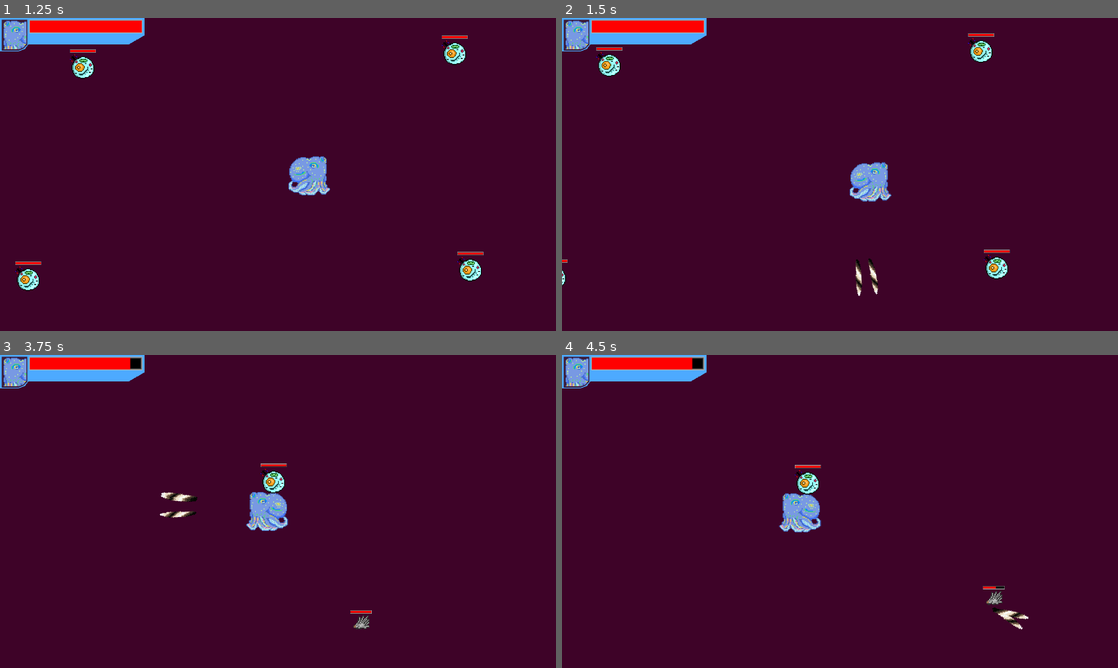
Above: before the commit, frames 1-4 (two rows, left to right).
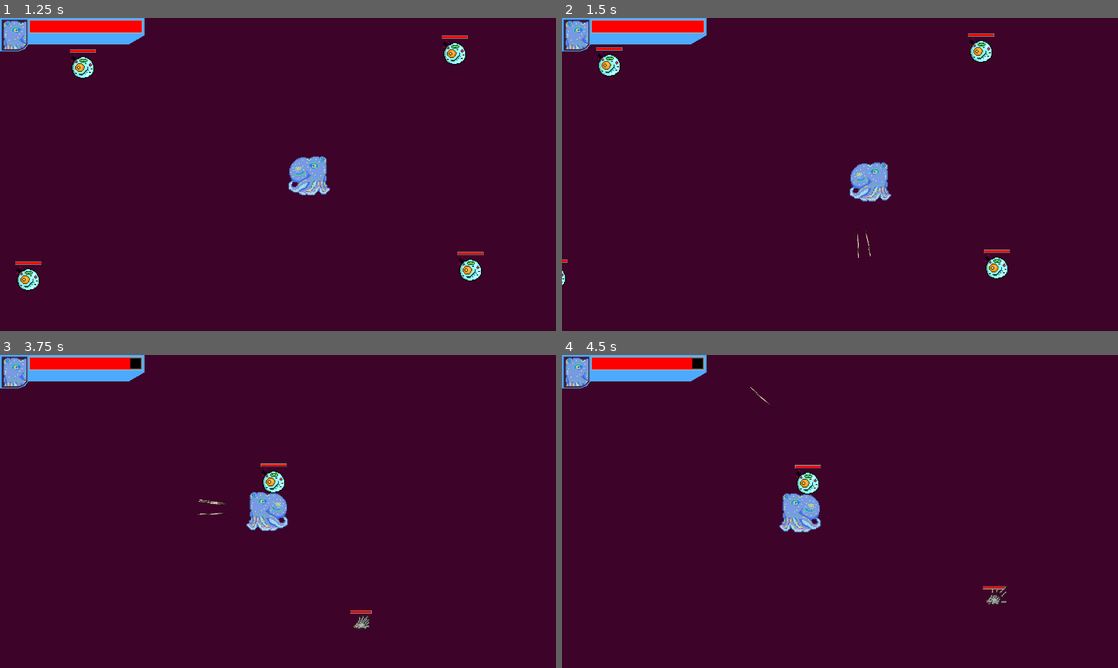
Above: after the commit, the same moments.

Repository: Igonorant/perfect-form
Game: Godot game, scene res://arenas/arena.tscn
Two runs of this game, one before a commit and one after it. Both use one fixed random seed, a clock stepped at 60 frames per second and the inputs below.
Inputs:
- Up to frame 1 (1.25 s): tap Enter at 0.5 s; hold Right (move_right) from 0.53 s (still down); tap E (atk_e) at 0.6 s
- Up to frame 2 (1.5 s): release Right (move_right) at 1.28 s; hold Down (move_down) from 1.28 s (still down); tap Q (atk_q) at 1.35 s
- Up to frame 3 (3.75 s): release Down (move_down) at 2.03 s; hold Right (move_right) 2.03-2.78 s; tap W (atk_w) at 2.1 s; hold Up (move_up) 2.78-3.53 s; tap E (atk_e) at 2.85 s; hold Left (move_left) from 3.53 s (still down); tap Q (atk_q) at 3.6 s
- Up to frame 4 (4.5 s): keep holding Left (move_left); tap W (atk_w) at 4.35 s

Frame 1 is identical in both runs. In frame 2, 0.2% of the frame differs, in the area x 52-57%, y 66-89%; in frame 3, 0.3%, in the area x 28-41%, y 43-52%; in frame 4, 0.3%.

Commit message:
Adding correct collision layer and mask to projectiles

Diff:
--- a/database/power.gd
+++ b/database/power.gd
@@ -30,7 +30,7 @@
     for idx in range(_trait_spawn_amount):
         # Create a new instance of the trait
         var instance: TraitInterface = trait_interface.instantiate()
-        instance.set_spawn_info(spawn_info, friendly)
+        instance.set_spawn_info(spawn_info)
 
         # Inject modification in each instance before ready
         for trait_modifier in trait_modifiers:
@@ -50,6 +50,9 @@
     # Add callback to _on_body_hurted
     instance.connect_on_body_hurted(_on_body_hurted)
 
+    # Set the correct collision layer
+    instance.set_collision_layer_and_mask(friendly)
+
 func _physics_process(delta: float) -> void:
     for instance in get_children():
         if (instance is TraitInterface):
--- a/database/traits/active_traits/porcupine_quill/porcupine_quill.gd
+++ b/database/traits/active_traits/porcupine_quill/porcupine_quill.gd
@@ -17,15 +17,13 @@
 
 ##### BEGIN INTERFACE IMPLEMENTATION #####
 
-func set_spawn_info(spawn_info: SpawnInfo, _friendly: bool) -> void:
-    # TODO: update collision mask of hurt box based on friendly variable
+func set_spawn_info(spawn_info: SpawnInfo) -> void:
     global_position = spawn_info.spawn_position
     _direction = spawn_info.spawn_direction.normalized()
     _is_forked = spawn_info.is_forked
     _has_pierce_modifier = spawn_info.has_pierce_modifier
 
 func connect_on_body_hurted(callable: Callable) -> void:
-    print("About to connect on body hurted for porjectile: ", name)
     _hurt_box.body_hurted.connect(callable)
 
 func is_forked() -> bool:
@@ -46,7 +44,6 @@
 ##### END INTERFACE IMPLEMENTATION #####
 
 func _ready() -> void:
-    print("Calling ready function for projectile: ", name)
     assert(!_direction.is_zero_approx() and _direction.is_normalized())
     _velocity.set_acceleration_direction(_direction)
     rotation = _direction.angle()
--- a/database/traits/active_traits/porcupine_quill/porcupine_quill.tscn
+++ b/database/traits/active_traits/porcupine_quill/porcupine_quill.tscn
@@ -15,8 +15,9 @@
 script = ExtResource("1_sgbgv")
 
 [node name="Sprite2D" type="Sprite2D" parent="."]
-position = Vector2(0, 1)
-rotation = 0.750492
+position = Vector2(9.53674e-07, 9.53674e-07)
+rotation = 1.44862
+scale = Vector2(0.143349, 1.16097)
 texture = ExtResource("2_x8wqh")
 
 [node name="HurtBoxComponent" parent="." instance=ExtResource("3_34v25")]
@@ -34,7 +35,7 @@
 
 [node name="VelocityComponent" parent="." instance=ExtResource("5_34v25")]
 unique_name_in_owner = true
-speed_limit = 1200.0
+speed_limit = 800.0
 
 [node name="LifeTimer" type="Timer" parent="."]
 unique_name_in_owner = true
--- a/database/traits/trait_interface.gd
+++ b/database/traits/trait_interface.gd
@@ -1,6 +1,11 @@
 @icon("res://assets/icons/trait.png")
 class_name TraitInterface
 extends Node2D
+
+@onready var _friendly_effect_collision_layer: int = 0b01000 # Friendly effect layer
+@onready var _friendly_effect_collision_mask: int = 0b101 # Environment and Enemies layer
+@onready var _unfriendly_effect_collision_layer: int = 0b10000 # Unfriendly effect layer
+@onready var _unfriendly_effect_collision_mask: int = 0b011 # Environment and Player layer
 
 @onready var _out_of_game_bounds = get_viewport_rect().grow(360.0)
 
@@ -11,7 +16,7 @@
 func _physics_process(_delta: float) -> void:
     _free_if_out_of_game_bounds()
 
-func set_spawn_info(_spawn_info: SpawnInfo, _friendly: bool) -> void:
+func set_spawn_info(_spawn_info: SpawnInfo) -> void:
     pass
 
 func increment_position(position_increment: Vector2) -> void:
@@ -37,3 +42,12 @@
 
 func add_damages(damages_to_add: Array[Damage]) -> void:
     get_hurtbox().add_damages(damages_to_add)
+
+func set_collision_layer_and_mask(friendly: bool) -> void:
+    var hurt_box := get_hurtbox()
+    if (friendly):
+        hurt_box.collision_layer = _friendly_effect_collision_layer
+        hurt_box.collision_mask = _friendly_effect_collision_mask
+    else:
+        hurt_box.collision_layer = _unfriendly_effect_collision_layer
+        hurt_box.collision_mask = _unfriendly_effect_collision_mask
